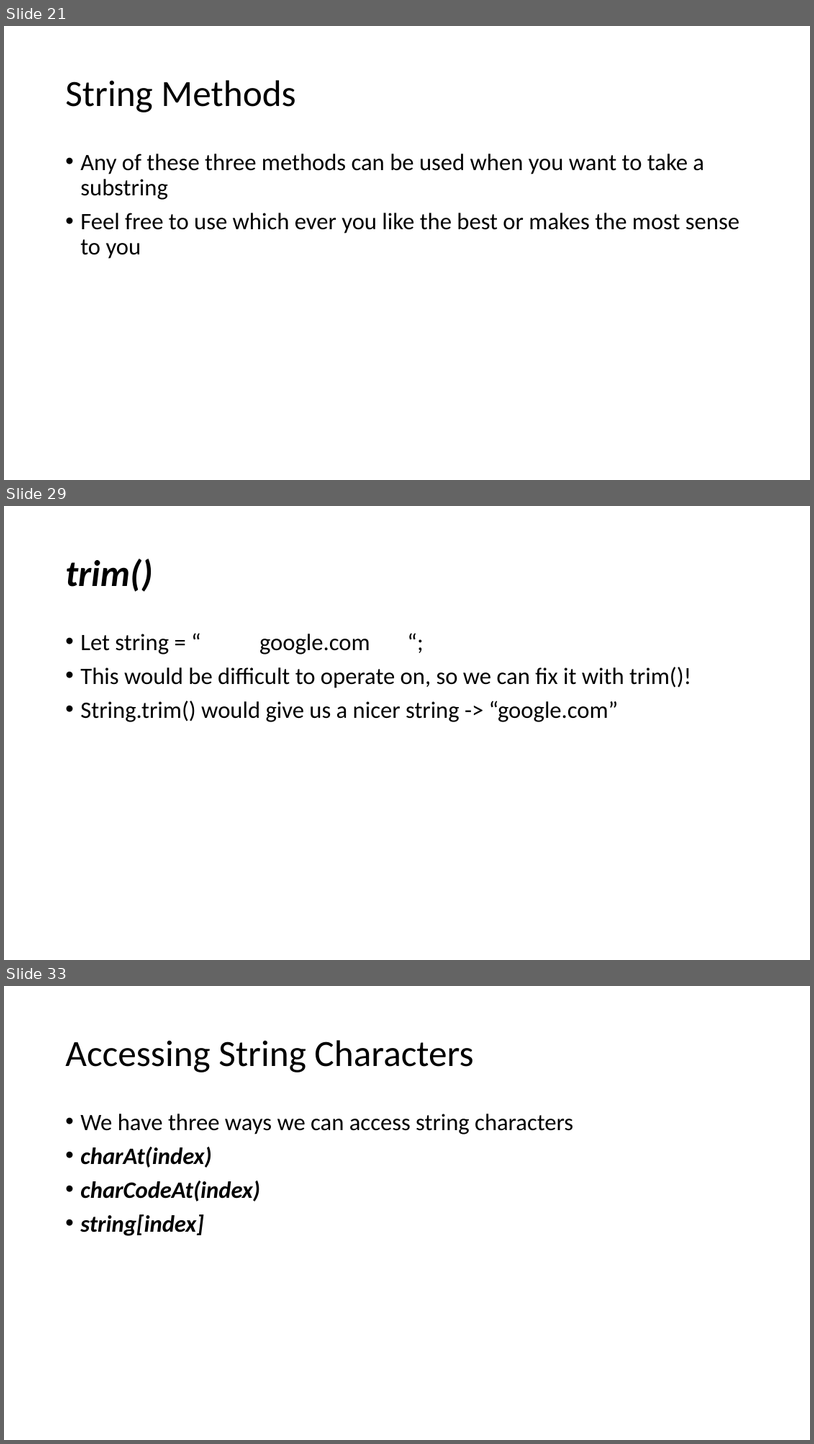
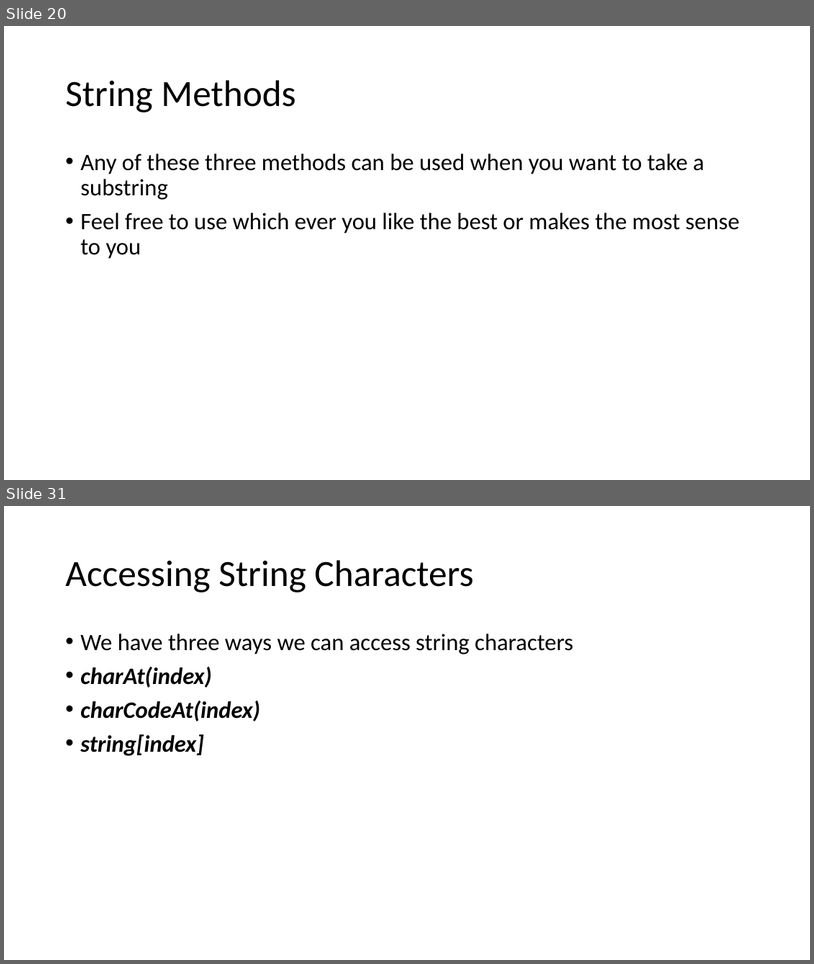
Before and after one commit to YWCANWIL-TechLab/Module4-DataTypes-Day1, a slide deck: slides/Strings.pptx. Shown one above the other, each under a label of ours: slides 21, 29 and 33 before the commit, slides 20 and 31 after it; the slides between them are not shown. The pictures are 814x1444 and 814x964 pixels, drawn with LibreOffice and Linux fonts; fonts in the diff are those of the drawing. Boxes give left, top, right and bottom in pixels: in the first picture for what was removed or moved away, otherwise in the second. Text is boxed around its words. In the diff, an @@ line names an element or a change of style, - is before the commit and + after.

```diff
--- a/slides/Strings.pptx
+++ b/slides/Strings.pptx
@@ slide 29 removed at [4, 506, 810, 960], background #FFFFFF @@
@@ title removed at [65, 559, 153, 592] @@
-trim()
@@ text removed at [80, 633, 692, 722] @@
-• Let string = “ google.com “;
-• This would be difficult to operate on, so we can fix it with trim()!
-• String.trim() would give us a nicer string -> “google.com”
@@ what was slide 21 is now slide 20 @@
@@ what was slide 33 is now slide 31 @@
```
Also in this commit, not shown: 17 slides changed, 1 slide added, 2 other slides removed.
